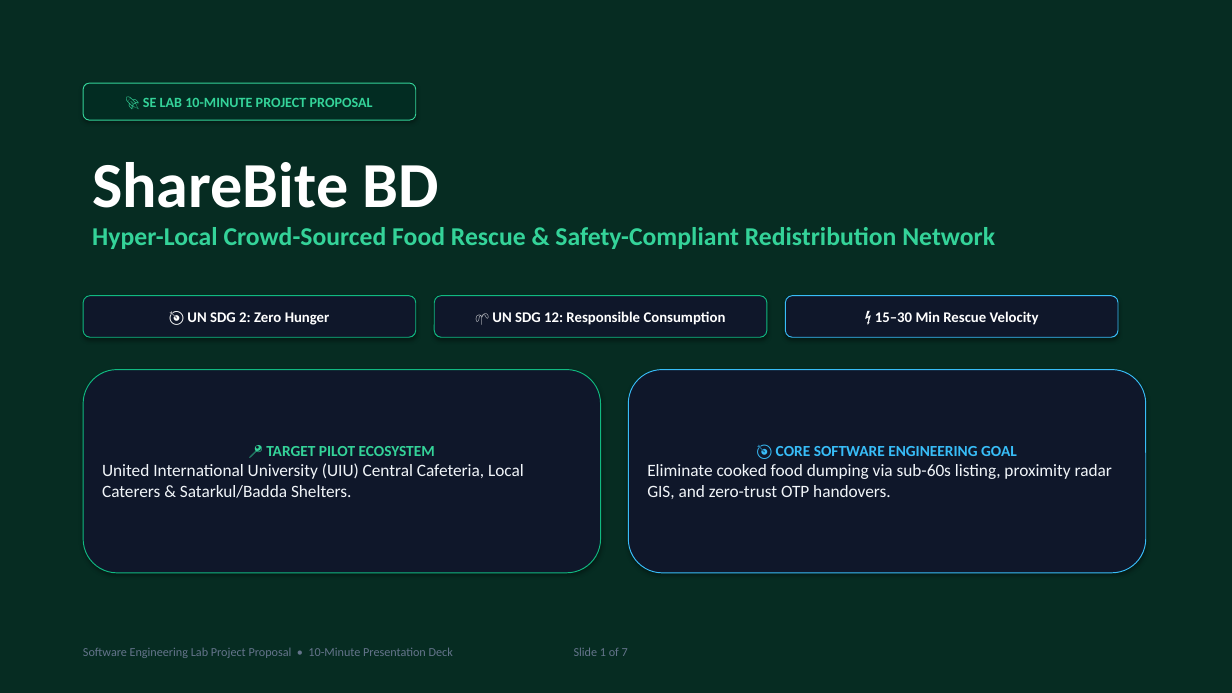
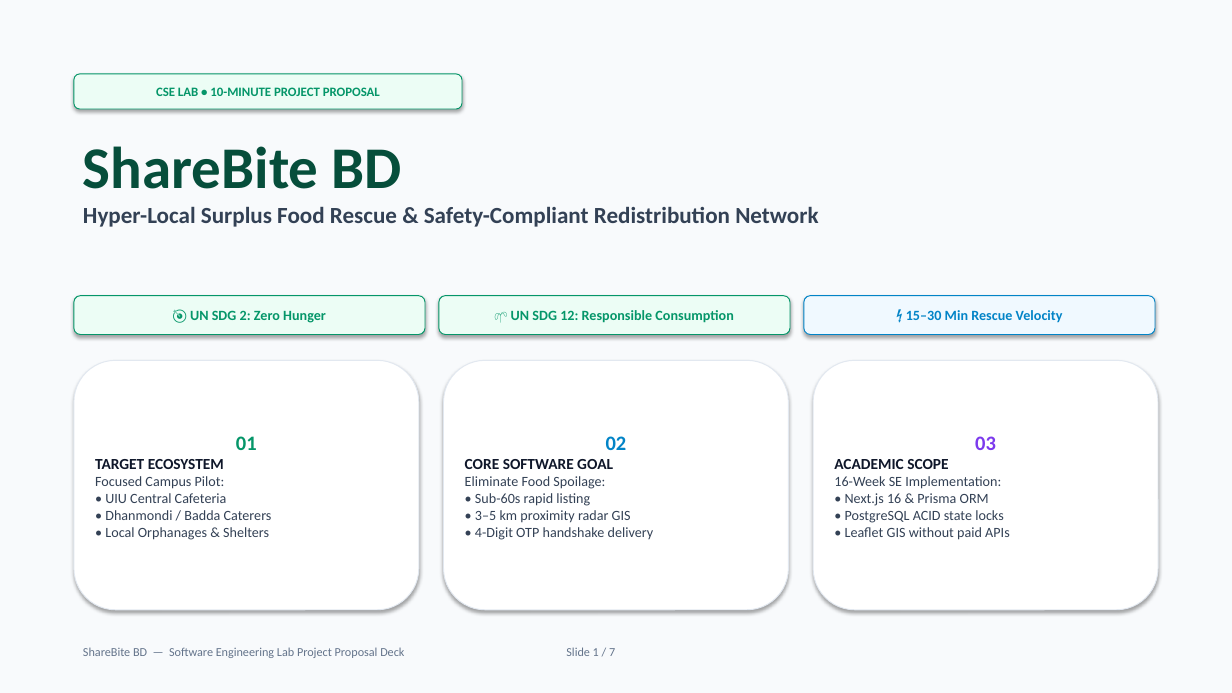
Before and after one commit to mahamudul-hasan7/shearbitebd, a slide deck: slide 1 of ShareBite_BD_SE_Lab_Presentation.pptx. Drawn at 1232x693 pixels with LibreOffice and Linux fonts; fonts in the diff are those of the drawing. Boxes give left, top, right and bottom in pixels: in the first picture for what was removed or moved away, otherwise in the second. Text is boxed around its words. In the diff, an @@ line names an element or a change of style, - is before the commit and + after.

Commit message:
feat(presentation): redesign slides into clean academic structured format matching user reference

```diff
--- a/ShareBite_BD_SE_Lab_Presentation.pptx
+++ b/ShareBite_BD_SE_Lab_Presentation.pptx
@@ rectangle at [0,0,1232,693]: fill #062C22 to #F8FAFC @@
@@ rounded rectangle "CSE LAB • 10-MINUTE PROJECT ...": place and size @@
-rounded rectangle "CSE LAB • 10-MINUTE PROJECT ..." at [83,83,416,120]
+rounded rectangle "CSE LAB • 10-MINUTE PROJECT ..." at [74,74,462,109]
@@ rounded rectangle "CSE LAB • 10-MINUTE PROJECT ..." at [74,74,462,109]: fill #022C22 to #ECFDF5; outline #34D399 0.75 pt to #059669 0.75 pt @@
@@ text in rounded rectangle at [156,87,380,96]: text changed; size 11 to 10 pt; text colour #34D399 to #059669 @@
-🚀 SE LAB 10-MINUTE PROJECT PROPOSAL
+CSE LAB • 10-MINUTE PROJECT PROPOSAL
@@ text "ShareBite BD": place and size @@
-text "ShareBite BD" at [92,162,995,249]
+text "ShareBite BD" at [83,146,818,227]
@@ text at [83,146,402,189]: size 50 to 46 pt, text colour #FFFFFF to #064E3B in "ShareBite BD" @@
@@ text at [83,206,818,227]: text changed; size 20 to 18 pt; text colour #34D399 to #334155 @@
-Hyper-Local Crowd-Sourced Food Rescue & Safety-Compliant Redistribution Network
+Hyper-Local Surplus Food Rescue & Safety-Compliant Redistribution Network
@@ rounded rectangle "🎯 UN SDG 2: Zero ...": place and size @@
-rounded rectangle "🎯 UN SDG 2: Zero ..." at [83,296,416,337]
+rounded rectangle "🎯 UN SDG 2: Zero ..." at [74,296,425,335]
@@ rounded rectangle "🎯 UN SDG 2: Zero ..." at [74,296,425,335]: size 11.5 to 11 pt, text colour #FFFFFF to #059669; fill #0F172A to #ECFDF5; outline #10B981 0.75 pt to #059669 0.75 pt @@
@@ rounded rectangle "🌱 UN SDG 12: Responsible ..." at [439,296,790,335]: size 11.5 to 11 pt, text colour #FFFFFF to #059669; fill #0F172A to #ECFDF5; outline #10B981 0.75 pt to #059669 0.75 pt @@
@@ rounded rectangle "🌱 UN SDG 12: Responsible ...": place and size @@
-rounded rectangle "🌱 UN SDG 12: Responsible ..." at [434,296,767,337]
+rounded rectangle "🌱 UN SDG 12: Responsible ..." at [439,296,790,335]
@@ rounded rectangle "⚡ 15–30 Min Rescue Velocity": place and size @@
-rounded rectangle "⚡ 15–30 Min Rescue Velocity" at [786,296,1118,337]
+rounded rectangle "⚡ 15–30 Min Rescue Velocity" at [804,296,1155,335]
@@ rounded rectangle "⚡ 15–30 Min Rescue Velocity" at [804,296,1155,335]: size 11.5 to 11 pt, text colour #FFFFFF to #0284C7; fill #0F172A to #F0F9FF; outline #38BDF8 0.75 pt to #0284C7 0.75 pt @@
@@ rounded rectangle "01": place and size @@
-rounded rectangle "01" at [83,370,601,573]
+rounded rectangle "01" at [74,360,419,610]
@@ rounded rectangle "01" at [74,360,419,610]: fill #0F172A to #FFFFFF; outline #10B981 0.75 pt to #E2E8F0 0.75 pt @@
@@ rounded rectangle added at [444,360,788,610], fill #FFFFFF, outline #E2E8F0 0.75 pt, 11 pt, text #334155 @@
+02
+CORE SOFTWARE GOAL
+Eliminate Food Spoilage:
+• Sub-60s rapid listing
+• 3–5 km proximity radar GIS
+• 4-Digit OTP handshake delivery
@@ rounded rectangle "03": place and size @@
-rounded rectangle "03" at [628,370,1146,573]
+rounded rectangle "03" at [813,360,1158,610]
@@ rounded rectangle "03" at [813,360,1158,610]: fill #0F172A to #FFFFFF; outline #38BDF8 0.75 pt to #E2E8F0 0.75 pt @@
@@ text in rounded rectangle at [95,436,272,540]: text changed; size 13.5 to 11 pt; text colour #F1F5F9 to #334155 @@
-📍 TARGET PILOT ECOSYSTEM
-United International University (UIU) Central Cafeteria, Local Caterers & Satarkul/Badda Shelters.
+01
+TARGET ECOSYSTEM
+Focused Campus Pilot:
+• UIU Central Cafeteria
+• Dhanmondi / Badda Caterers
+• Local Orphanages & Shelters
@@ text in rounded rectangle at [834,436,1010,540]: text changed; size 13.5 to 11 pt; text colour #F1F5F9 to #334155 @@
-🎯 CORE SOFTWARE ENGINEERING GOAL
-Eliminate cooked food dumping via sub-60s listing, proximity radar GIS, and zero-trust OTP handovers.
+03
+ACADEMIC SCOPE
+16-Week SE Implementation:
+• Next.js 16 & Prisma ORM
+• PostgreSQL ACID state locks
+• Leaflet GIS without paid APIs
@@ text at [83,647,615,658]: text changed @@
-Software Engineering Lab Project Proposal • 10-Minute Presentation Deck Slide 1 of 7
+ShareBite BD — Software Engineering Lab Project Proposal Deck Slide 1 / 7
```
Also in this commit, not shown: 6 other slides changed, 4 other files.
